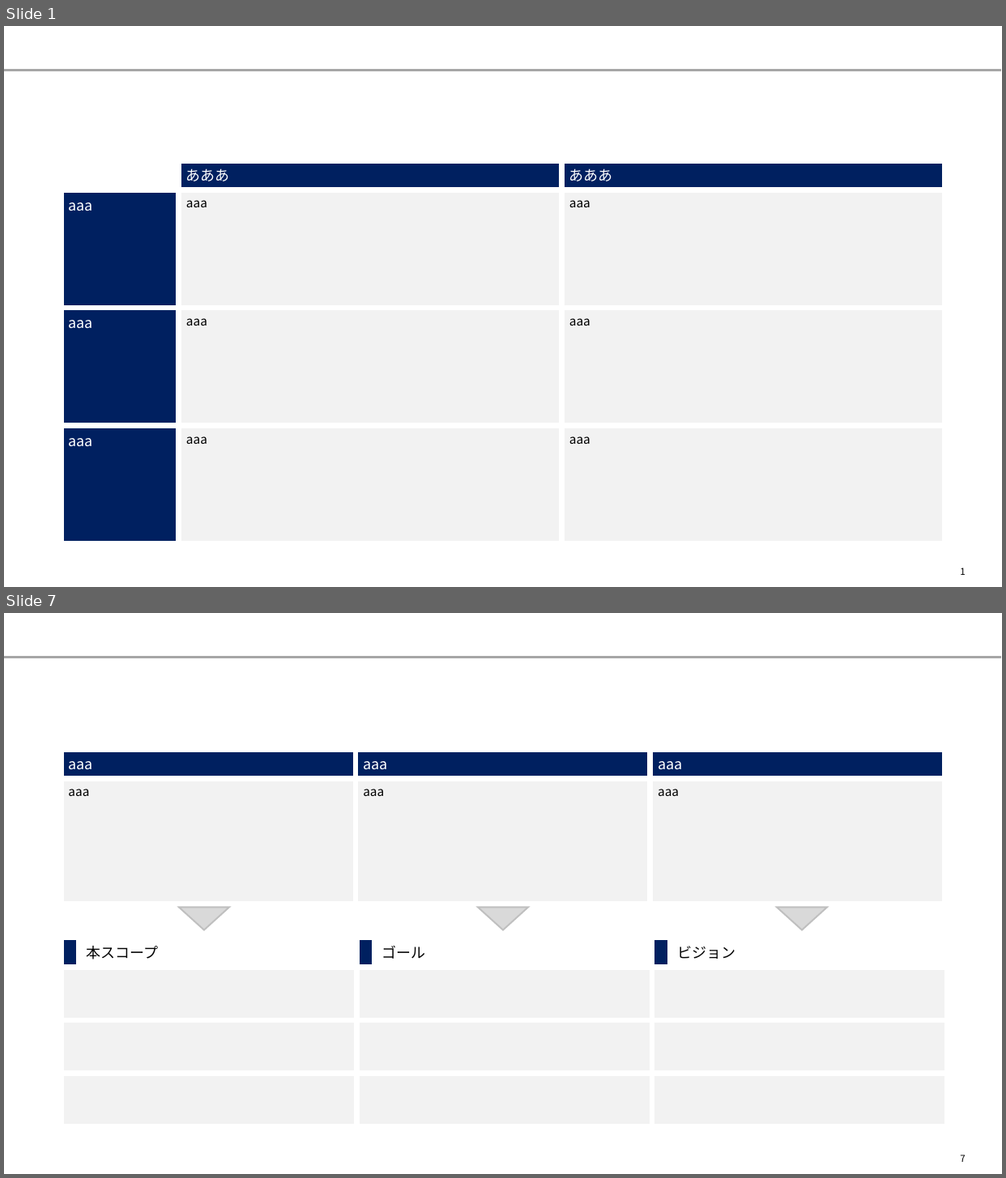
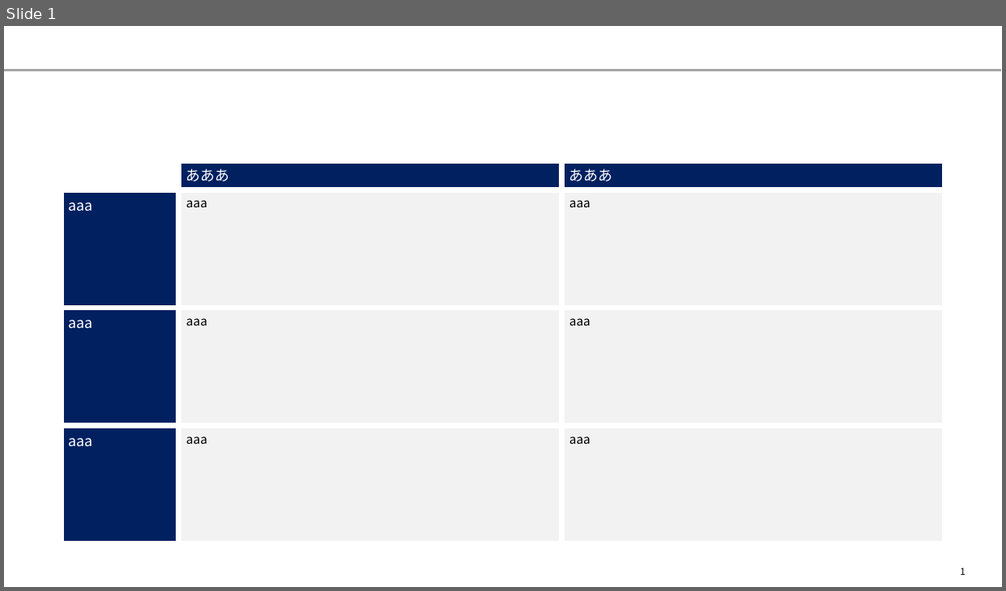
Before and after one commit to yuzucha16/dotfiles, a slide deck: office/Blank.potx. Shown one above the other, each under a label of ours: slides 1 and 7 before the commit, slide 1 after it; the slides between them are not shown. The pictures are 1006x1178 and 1006x591 pixels, drawn with LibreOffice and Linux fonts; fonts in the diff are those of the drawing. Boxes give left, top, right and bottom in pixels: in the first picture for what was removed or moved away, otherwise in the second. Text is boxed around its words. In the diff, an @@ line names an element or a change of style, - is before the commit and + after.

```diff
--- a/office/Blank.potx
+++ b/office/Blank.potx
@@ slide 7 removed at bbox=[4, 613, 1002, 1174], background #FFFFFF; not listed: 1 template element that a slide beside it also shows @@
@@ table removed at bbox=[61, 749, 946, 905], 2 rows, 3 columns @@
-aaa | aaa | aaa
-aaa | aaa | aaa
@@ triangle removed at bbox=[179, 907, 229, 931] @@
@@ triangle removed at bbox=[478, 907, 528, 931] @@
@@ triangle removed at bbox=[777, 907, 827, 931] @@
@@ table removed at bbox=[61, 938, 946, 1127], 4 rows, 6 columns @@
- | 本スコープ |  | ゴール |  | ビジョン
- |  |  |  |  | 
- |  |  |  |  | 
- |  |  |  |  | 
@@ page number removed at bbox=[960, 1155, 965, 1162] @@
-7
```
Also in this commit, not shown: 31 other slides removed, 1 other file.
